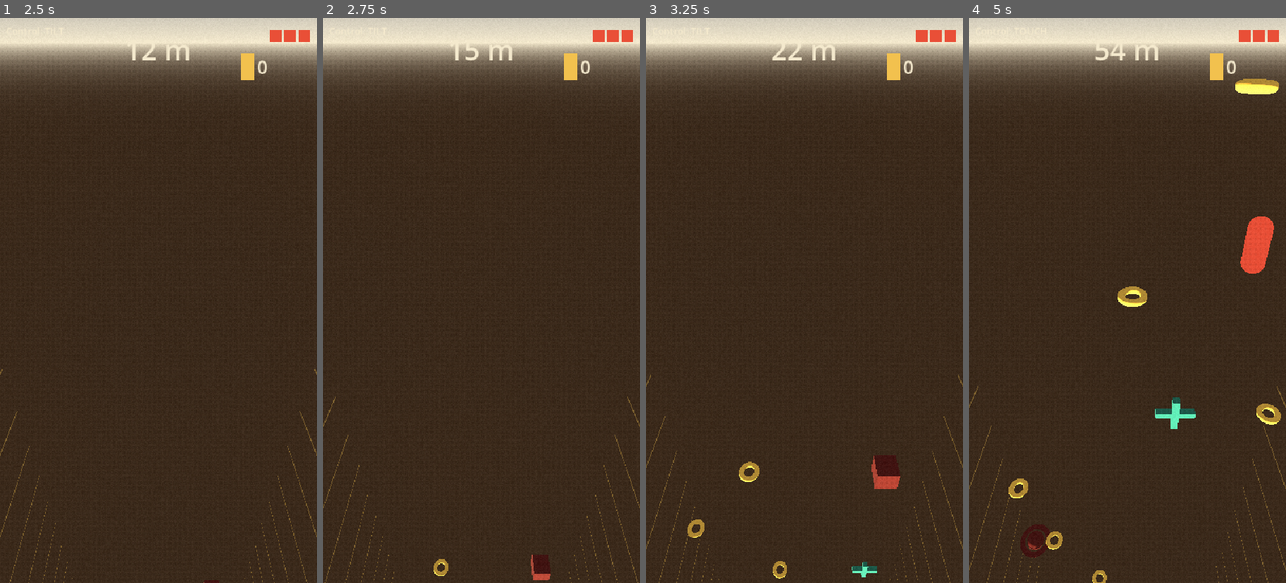
Above: before the commit, frames 1-4 (left to right).
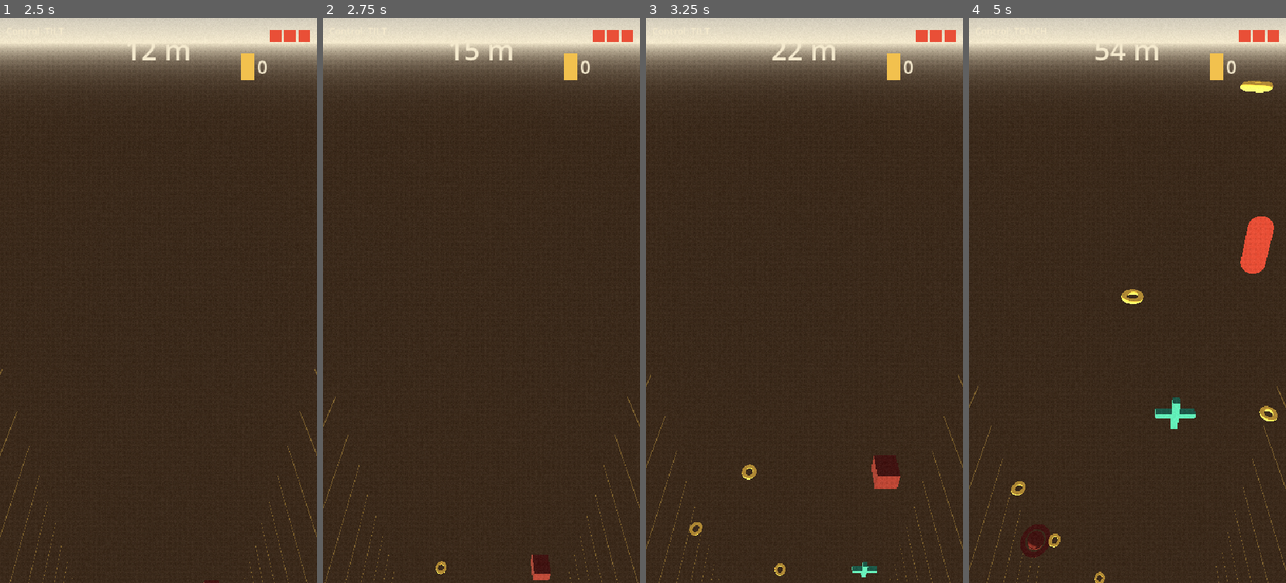
Above: after the commit, the same moments.

Repository: quvntvn/Hyperdive
Game: Godot game, scene res://scenes/game/main_game.tscn
Same seed, same stepped clock (60 frames per second), same inputs: the game is played once before the commit and once after it.
Inputs (mouse positions are in pixels of both pictures, inside the frame that each line leads up to):
- Up to frame 1 (2.5 s): tap Enter at 0.5 s; move the mouse to (228, 272) at 0.52 s; hold D (move_right) 0.53-1.25 s; tap 1 at 0.6 s; click (228, 272) at 0.67 s; drag from (95, 328) to (142, 413) at 1.27 s; move the mouse to (190, 176) at 2.02 s; hold D (move_right) from 2.03 s (still down); tap 3 at 2.1 s
- Up to frame 2 (2.75 s): keep holding D (move_right)
- Up to frame 3 (3.25 s): release D (move_right) at 2.75 s; drag from (788, 413) to (709, 215) at 2.77 s
- Up to frame 4 (5 s): move the mouse to (1222, 385) at 3.52 s; hold A (move_left) 3.53-4.25 s; tap 2 at 3.6 s; drag from (1032, 215) to (1079, 159) at 4.27 s

Frame 1 is identical in both runs. In frame 2, less than 0.1% of the frame differs, in the area x 34-40%, y 95-99%; in frame 3, 0.3%; in frame 4, 0.8%, in the area x 12-99%, y 10-100%.

Commit message:
tune(coin): pièces et zone de spawn ajustées au nouveau corridor
Co-Authored-By: Claude Sonnet 4.6 <noreply@anthropic.com>

Diff:
--- a/hyperdive/scenes/collectibles/coin.tscn
+++ b/hyperdive/scenes/collectibles/coin.tscn
@@ -3,8 +3,8 @@
 [ext_resource type="Script" path="res://scripts/collectibles/coin.gd" id="CoinScript"]
 
 [sub_resource type="TorusMesh" id="TorusMesh_1"]
-inner_radius = 0.15
-outer_radius = 0.3
+inner_radius = 0.11
+outer_radius = 0.22
 
 [sub_resource type="StandardMaterial3D" id="CoinMat_1"]
 shading_mode = 1
@@ -14,7 +14,7 @@
 emission_energy_multiplier = 0.5
 
 [sub_resource type="SphereShape3D" id="SphereShape_1"]
-radius = 0.4
+radius = 0.3
 
 [node name="Coin" type="Area3D"]
 script = ExtResource("CoinScript")
